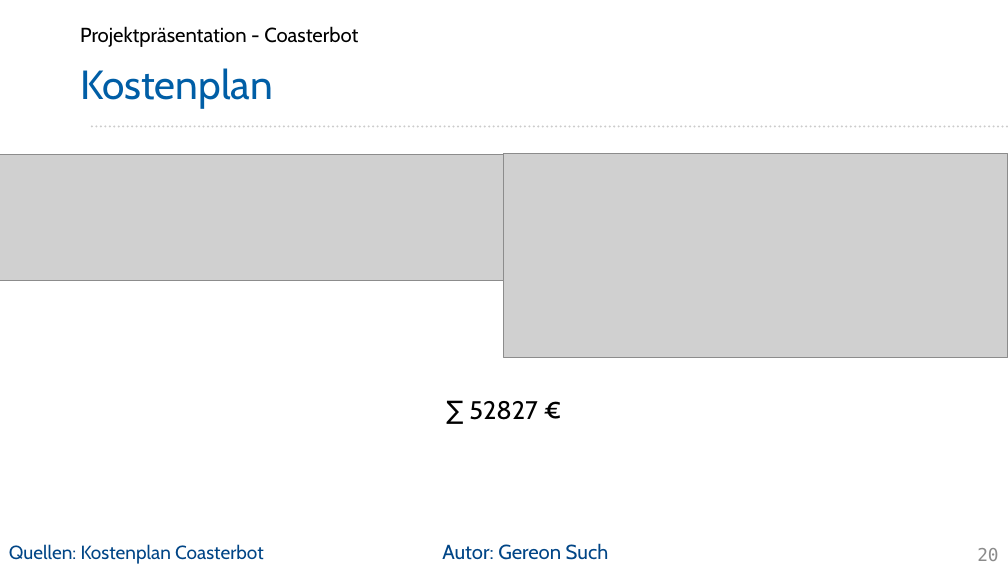
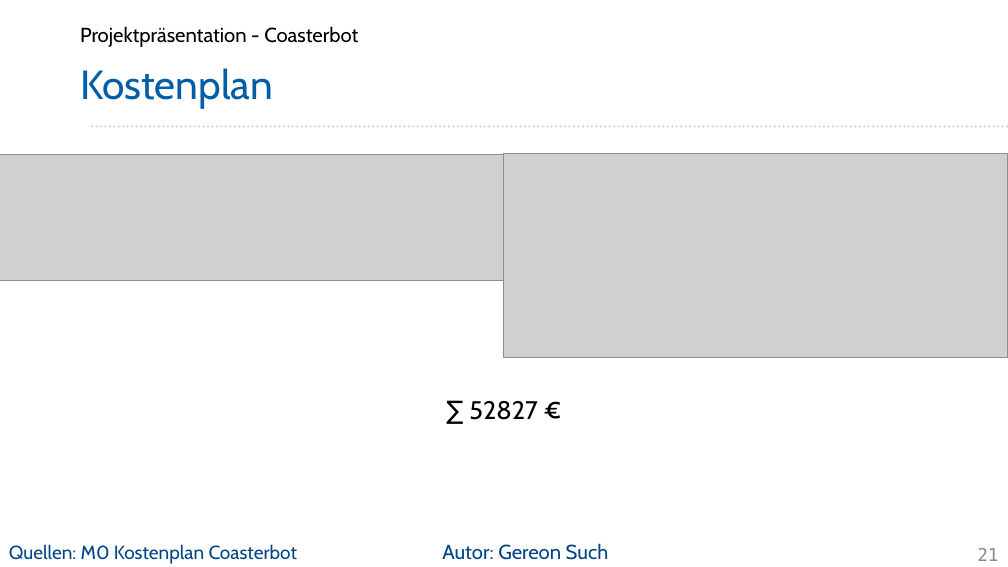
Before and after one commit to Project-CoasterBot/coasterbot, a slide deck: slide 21 of M6_Projekträsentation/gs_Projektpräsentation_Coasterbot.odp (slide 20 before the commit). Drawn at 1008x567 pixels with LibreOffice and Linux fonts; fonts in the diff are those of the drawing; grey boxes stand for pictures; background and template pictures are left out. Boxes give left, top, right and bottom in pixels: in the first picture for what was removed or moved away, otherwise in the second. Text is boxed around its words. In the diff, an @@ line names an element or a change of style, - is before the commit and + after.

Commit message:
ist stände für kostenplan und zeitplan eingefügt.

```diff
--- a/M6_Projekträsentation/gs_Projektpräsentation_Coasterbot.odp
+++ b/M6_Projekträsentation/gs_Projektpräsentation_Coasterbot.odp
@@ text at (9,544,297,564): text changed @@
-Quellen: Kostenplan Coasterbot
+Quellen: M0 Kostenplan Coasterbot
@@ page number at (977,548,998,561): text changed @@
-20
+21
```
Also in this commit, not shown: 2 slides added, 2 other files.
